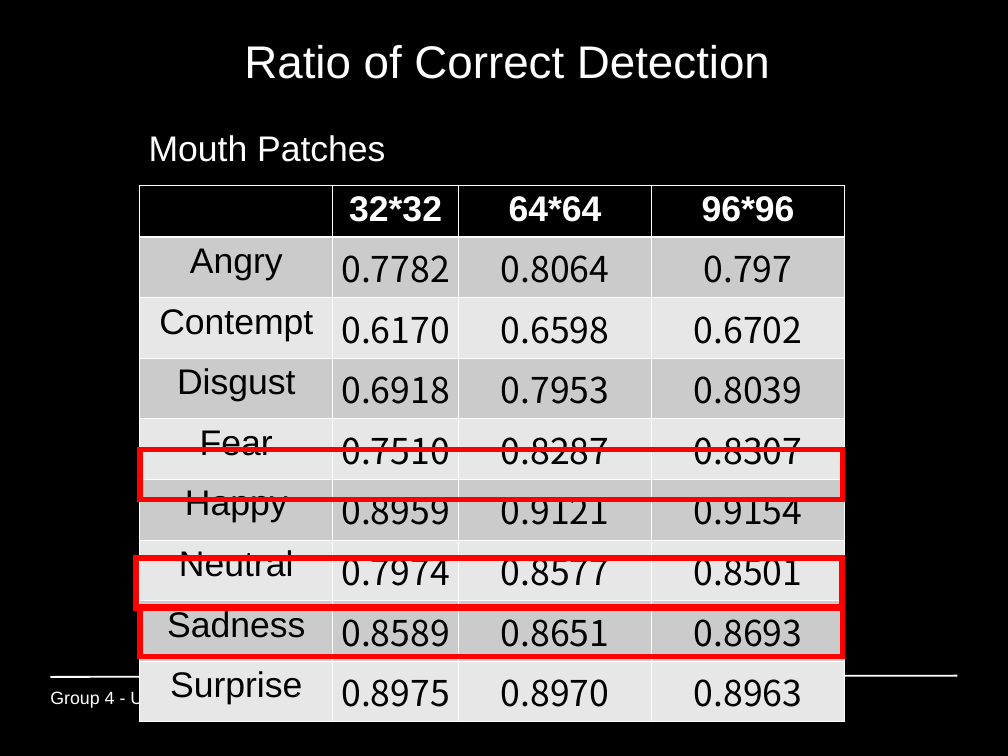
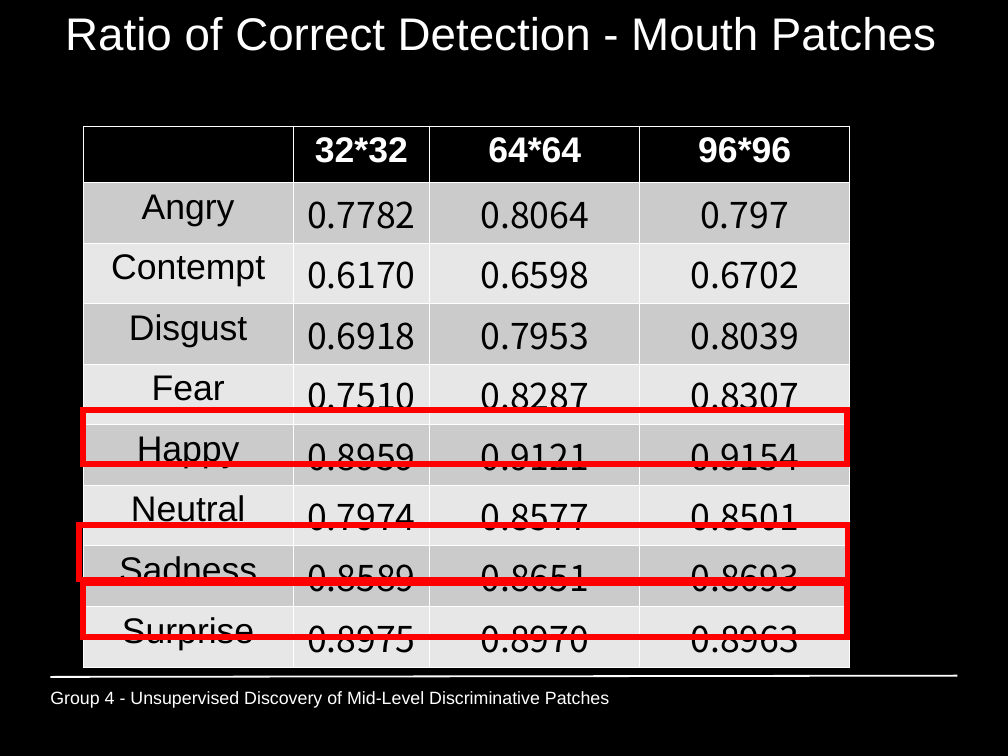
Before and after one commit to GiannisPapadopoulos/DiscriminativePatches, a slide deck: slide 22 of presentations/period3/MAI_Project1_Group4.ppt (slide 21 before the commit). Drawn at 1008x756 pixels with LibreOffice and Linux fonts; fonts in the diff are those of the drawing. Boxes give left, top, right and bottom in pixels: in the first picture for what was removed or moved away, otherwise in the second. Text is boxed around its words. In the diff, an @@ line names an element or a change of style, - is before the commit and + after.

```diff
--- a/presentations/period3/MAI_Project1_Group4.ppt
+++ b/presentations/period3/MAI_Project1_Group4.ppt
@@ title at <box>65,17,936,51</box>: text changed @@
-Ratio of Correct Detection
+Ratio of Correct Detection - Mouth Patches
@@ table: place and size @@
-table at <box>140,185,844,711</box>
+table at <box>83,126,850,657</box>
@@ text removed at <box>149,135,385,162</box> @@
-Mouth Patches
@@ rectangle: place and size @@
-rectangle at <box>140,449,843,499</box>
+rectangle at <box>83,410,848,465</box>
@@ rectangle: place and size @@
-rectangle at <box>135,559,842,609</box>
+rectangle at <box>80,525,848,580</box>
@@ rectangle: place and size @@
-rectangle at <box>140,606,843,657</box>
+rectangle at <box>83,583,848,638</box>
```
Also in this commit, not shown: 4 other slides changed, 1 slide added.
